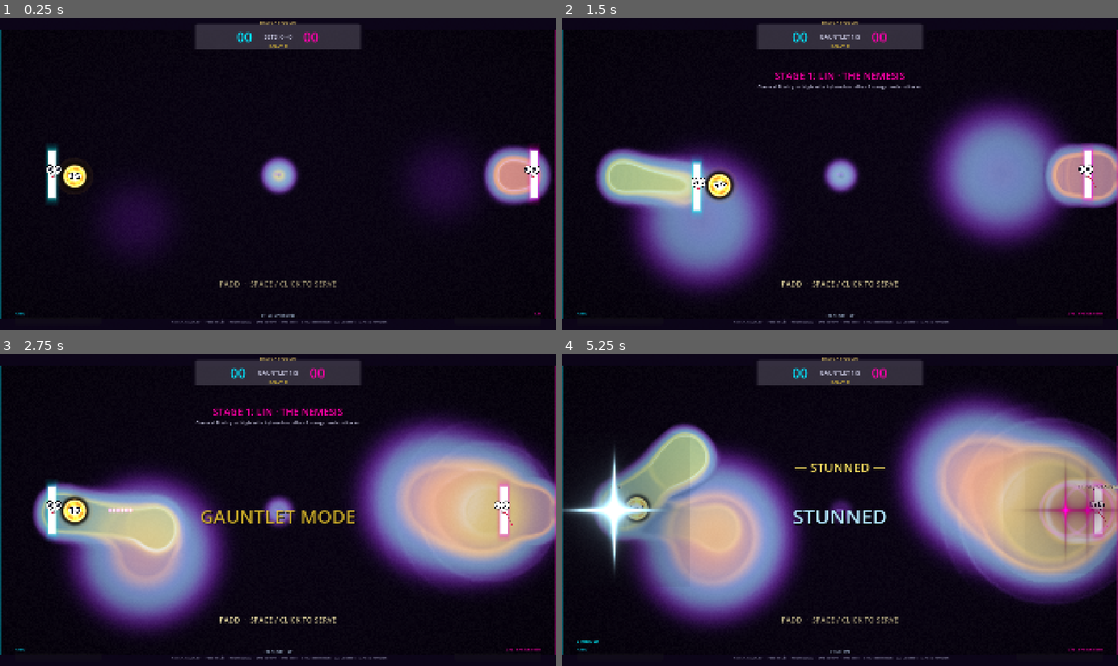
Above: before the commit, frames 1-4 (two rows, left to right).
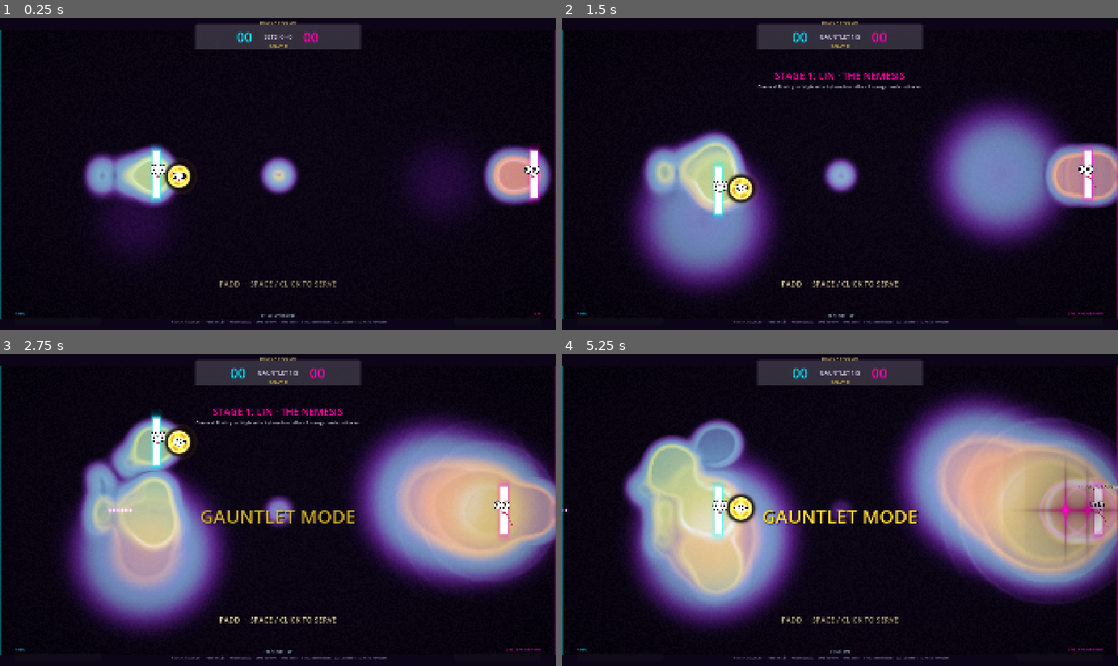
Above: after the commit, the same moments.

Repository: saworbit/cymatics
Game: Godot game, scene res://scenes/main.tscn
Two runs of this game, one before a commit and one after it. Both use one fixed random seed, a clock stepped at 60 frames per second and the inputs below.
Inputs (mouse positions are in pixels of both pictures, inside the frame that each line leads up to):
- Up to frame 1 (0.25 s): no input
- Up to frame 2 (1.5 s): tap Enter at 0.5, 1.25 s; move the mouse to (962, 158) at 0.52 s; hold G (toggle_gauntlet) 0.53-1.28 s; move the mouse to (728, 189) at 1.27 s; tap T (toggle_ai) at 1.35 s
- Up to frame 3 (2.75 s): tap G (toggle_gauntlet) at 1.55 s; tap Enter at 2 s; move the mouse to (333, 441) at 2.02 s; hold G (toggle_gauntlet) from 2.03 s (still down)
- Up to frame 4 (5.25 s): tap Enter at 2.75, 3.5, 4.25 s; move the mouse to (812, 572) at 2.77 s; release G (toggle_gauntlet) at 2.78 s; tap Z (zen_mode_toggle) at 2.85 s; tap G (toggle_gauntlet) at 3.05, 4.55 s; move the mouse to (1006, 556) at 3.52 s; hold G (toggle_gauntlet) 3.53-4.28 s; move the mouse to (673, 463) at 4.27 s; tap T (toggle_ai) at 4.35 s; move the mouse to (867, 510) at 5.02 s; hold G (toggle_gauntlet) from 5.03 s (still down)

The runs differ from the first frame. In frame 1, 3.5% of the frame differs, in the area x 8-35%, y 40-61%; in frame 2, 5.6%; in frame 3, 6.6%; in frame 4, 12%, in the area x 0-65%, y 20-93%.

Commit message:
fix: resolve mouse tracking, brick collision masks, reward propagation, and stage timer issues

Diff:
--- a/scenes/ball.tscn
+++ b/scenes/ball.tscn
@@ -7,7 +7,7 @@
 
 [node name="Ball" type="CharacterBody2D"]
 collision_layer = 1
-collision_mask = 2
+collision_mask = 10
 script = ExtResource("1_script")
 
 [node name="CollisionShape2D" type="CollisionShape2D" parent="."]
--- a/src/actors/ball.gd
+++ b/src/actors/ball.gd
@@ -418,7 +418,8 @@
 			_handle_paddle_collision(collider, collision.get_normal())
 		elif collider.has_method("on_ball_hit"):
 			# Brick matrix interaction
-			collider.on_ball_hit(self, collision.get_normal())
+			if velocity.dot(collision.get_normal()) < 0.0:
+				collider.on_ball_hit(self, collision.get_normal())
 		else:
 			var normal := collision.get_normal()
 			if shape_type == Shape.TRIANGLE:
--- a/src/actors/brick.gd
+++ b/src/actors/brick.gd
@@ -14,6 +14,7 @@
 var fluid_sim: FluidSimulator
 var vfx_mgr: VFXManager
 var audio_mgr: AudioManager
+var chaos_director
 
 var _visual: ColorRect
 var _mat: ShaderMaterial
@@ -23,11 +24,11 @@
 func _ready() -> void:
 	z_index = 8
 	add_to_group("cymatics_bricks")
-	collision_layer = 1
+	collision_layer = 8
 	collision_mask = 1
 	_build_components()
 
-func setup(pos: Vector2, size: Vector2, hp: int, col: Color, p_reward: Powerup.Kind, p_fluid: FluidSimulator, p_vfx: VFXManager, p_audio: AudioManager) -> void:
+func setup(pos: Vector2, size: Vector2, hp: int, col: Color, p_reward: Powerup.Kind, p_fluid: FluidSimulator, p_vfx: VFXManager, p_audio: AudioManager, p_chaos = null) -> void:
 	global_position = pos
 	brick_size = size
 	max_hp = hp
@@ -37,11 +38,24 @@
 	fluid_sim = p_fluid
 	vfx_mgr = p_vfx
 	audio_mgr = p_audio
+	chaos_director = p_chaos
+
+	var cs := get_node_or_null("CollisionShape2D") as CollisionShape2D
+	if cs != null and cs.shape is RectangleShape2D:
+		if not cs.shape.resource_local_to_scene:
+			cs.shape = cs.shape.duplicate()
+			cs.shape.resource_local_to_scene = true
+		(cs.shape as RectangleShape2D).size = brick_size
+	if _visual != null:
+		_visual.size = brick_size
+		_visual.position = -brick_size * 0.5
+		_visual.pivot_offset = brick_size * 0.5
 	_update_visual_properties()
 
 func _build_components() -> void:
 	var shape := RectangleShape2D.new()
 	shape.size = brick_size
+	shape.resource_local_to_scene = true
 	var cs := CollisionShape2D.new()
 	cs.shape = shape
 	add_child(cs)
@@ -123,8 +137,10 @@
 		var p_up = preload("res://src/actors/powerup.gd").new()
 		var parent := get_parent()
 		if parent != null:
-			parent.add_child(p_up)
+			parent.call_deferred("add_child", p_up)
 			p_up.setup(reward_kind, global_position, drift_vel)
+			if chaos_director != null:
+				p_up.collected.connect(chaos_director._on_powerup_collected)
 
 	set_deferred("collision_layer", 0)
 	set_deferred("collision_mask", 0)
--- a/src/actors/paddle.gd
+++ b/src/actors/paddle.gd
@@ -207,6 +207,9 @@
 		emote(7, 1.0, "eep") # SCARE
 	call_deferred("_apply_size_visual")
 
+func apply_size_mult(mult: float, duration: float) -> void:
+	apply_size_mod(mult, duration)
+
 func apply_magnet(duration: float) -> void:
 	magnet_time = maxf(magnet_time, duration)
 
@@ -236,6 +239,12 @@
 	shape_type = Shape.STANDARD
 	stun_time = 0.0
 	call_deferred("_apply_size_visual")
+
+func _get_half_height() -> float:
+	var base_h := 70.0
+	if shape_type == Shape.FORTRESS:
+		base_h = 80.0
+	return base_h * size_mod
 
 func _apply_size_visual() -> void:
 	var s := size_mod
@@ -284,7 +293,7 @@
 		p.apply_stun(stun_len)
 	)
 
-func _physics_process(delta: float) -> void:
+func _update_timers(delta: float) -> void:
 	if blast_cooldown > 0.0:
 		blast_cooldown -= delta
 	if parry_window > 0.0:
@@ -306,15 +315,22 @@
 			call_deferred("_apply_size_visual")
 	if stun_time > 0.0:
 		stun_time -= delta
-		velocity = Vector2.ZERO
-		is_shooting = false
-		is_sucking = false
+
+func _physics_process(delta: float) -> void:
+	if stun_time > 0.0:
+		velocity = velocity.move_toward(Vector2.ZERO, 3800.0 * delta)
+		move_and_slide()
+		_update_timers(delta)
+		_apply_hydro(delta)
 		_update_visuals(delta)
+		_update_face()
 		if _stun_fx:
 			_stun_fx.visible = true
 		return
 	if _stun_fx:
 		_stun_fx.visible = false
+
+	_update_timers(delta)
 
 	if not is_ai:
 		_handle_player_input(delta)
@@ -322,8 +338,9 @@
 		is_shooting = false
 		is_sucking = false
 
-	var cur_min_y := 40.0 + 70.0 * size_mod + 4.0
-	var cur_max_y := 1040.0 - 70.0 * size_mod - 4.0
+	var hh := _get_half_height()
+	var cur_min_y := 40.0 + hh + 4.0
+	var cur_max_y := 1040.0 - hh - 4.0
 	global_position.x = clampf(global_position.x, min_x, max_x)
 	global_position.y = clampf(global_position.y, cur_min_y, cur_max_y)
 
@@ -358,19 +375,20 @@
 	var accel := 7800.0
 	var friction := 6200.0
 
-	# Mouse is the Plasma Pong feel for P1. Use play-space coords so camera shake
-	# does not look like the cursor moved.
+	# Mouse follow for P1: 1-to-1 tracking in world space
 	if player_id == 0:
 		var mouse := _play_mouse()
-		var cur_min_y := 40.0 + 70.0 * size_mod + 4.0
-		var cur_max_y := 1040.0 - 70.0 * size_mod - 4.0
-		var in_zone := mouse.x >= 0.0 and mouse.x <= max_x + 140.0 and mouse.y >= cur_min_y - 60.0 and mouse.y <= cur_max_y + 60.0
-		if in_zone and (mouse - global_position).length() > 6.0:
+		var hh := _get_half_height()
+		var cur_min_y := 40.0 + hh + 4.0
+		var cur_max_y := 1040.0 - hh - 4.0
+		var on_my_side := mouse.x <= 960.0 or input_dir.length() < 0.05
+		if on_my_side:
 			var target := Vector2(clampf(mouse.x, min_x, max_x), clampf(mouse.y, cur_min_y, cur_max_y))
 			var diff := target - global_position
-			var follow_speed := maxf(speed * 1.35, diff.length() * 18.0)
-			velocity = velocity.move_toward(diff.normalized() * minf(diff.length() * 26.0, follow_speed), accel * 1.5 * delta)
+			velocity = diff * 28.0
 			move_and_slide()
+			if (global_position.y <= cur_min_y and velocity.y < 0.0) or (global_position.y >= cur_max_y and velocity.y > 0.0):
+				velocity.y = 0.0
 			return
 
 	if input_dir.length() > 0.05:
@@ -381,11 +399,7 @@
 	move_and_slide()
 
 func _play_mouse() -> Vector2:
-	var vp := get_viewport()
-	if vp == null:
-		return Vector2(960, 540)
-	var p := vp.get_mouse_position()
-	return Vector2(clampf(p.x, 0.0, 1920.0), clampf(p.y, 0.0, 1080.0))
+	return get_global_mouse_position()
 
 func try_serve() -> bool:
 	if ball == null or not is_instance_valid(ball):
--- a/src/systems/brick_matrix.gd
+++ b/src/systems/brick_matrix.gd
@@ -7,13 +7,15 @@
 var fluid_sim: FluidSimulator
 var vfx_mgr: VFXManager
 var audio_mgr: AudioManager
+var chaos_director
 
 var _active_bricks: Array[Brick] = []
 
-func setup(p_fluid: FluidSimulator, p_vfx: VFXManager, p_audio: AudioManager) -> void:
+func setup(p_fluid: FluidSimulator, p_vfx: VFXManager, p_audio: AudioManager, p_chaos = null) -> void:
 	fluid_sim = p_fluid
 	vfx_mgr = p_vfx
 	audio_mgr = p_audio
+	chaos_director = p_chaos
 
 func clear_all_bricks() -> void:
 	for b in _active_bricks:
@@ -113,7 +115,7 @@
 func _spawn_brick(pos: Vector2, size: Vector2, hp: int, col: Color, reward: Powerup.Kind) -> void:
 	var brick = preload("res://src/actors/brick.gd").new()
 	add_child(brick)
-	brick.setup(pos, size, hp, col, reward, fluid_sim, vfx_mgr, audio_mgr)
+	brick.setup(pos, size, hp, col, reward, fluid_sim, vfx_mgr, audio_mgr, chaos_director)
 	brick.destroyed.connect(_on_brick_destroyed)
 	_active_bricks.append(brick)
 
--- a/src/systems/chaos_director.gd
+++ b/src/systems/chaos_director.gd
@@ -129,7 +129,10 @@
 	var PowerupScript = preload("res://src/actors/powerup.gd")
 	var owner_id := hitter_id
 	if owner_id < 0:
-		owner_id = 0 if ball.velocity.x > 0.0 else 1
+		if ball != null and is_instance_valid(ball):
+			owner_id = 0 if ball.velocity.x > 0.0 else 1
+		else:
+			owner_id = 0
 	var self_p := paddle_left if owner_id == 0 else paddle_right
 	var foe_p := paddle_right if owner_id == 0 else paddle_left
 	var label = PowerupScript.LABELS.get(kind, "POWER")
@@ -139,7 +142,8 @@
 	if audio_mgr != null:
 		audio_mgr.trigger_sting(660.0, 0.45)
 	if vfx_mgr != null:
-		vfx_mgr.spawn_shockwave(ball.global_position, color, 420.0, 0.35)
+		var burst_pos := ball.global_position if (ball != null and is_instance_valid(ball)) else (self_p.global_position if self_p != null else Vector2(960, 540))
+		vfx_mgr.spawn_shockwave(burst_pos, color, 420.0, 0.35)
 		vfx_mgr.flash_screen(color, 0.16, 0.12)
 
 	match kind:
--- a/src/systems/main.gd
+++ b/src/systems/main.gd
@@ -35,12 +35,6 @@
 	ball.set_paddles(paddle_left, paddle_right)
 	paddle_ai.setup(paddle_right, ball)
 
-	brick_matrix = preload("res://src/systems/brick_matrix.gd").new()
-	brick_matrix.name = "BrickMatrix"
-	add_child(brick_matrix)
-	brick_matrix.setup(fluid_sim, vfx_mgr, audio_mgr)
-
-	game_mgr.setup_references(ball, paddle_left, paddle_right, paddle_ai, vfx_mgr, audio_mgr)
 	chaos = preload("res://src/systems/chaos_director.gd").new()
 	chaos.name = "ChaosDirector"
 	add_child(chaos)
@@ -48,6 +42,13 @@
 	game_mgr.chaos = chaos
 	paddle_ai.game_mgr = game_mgr
 	paddle_ai.chaos = chaos
+
+	brick_matrix = preload("res://src/systems/brick_matrix.gd").new()
+	brick_matrix.name = "BrickMatrix"
+	add_child(brick_matrix)
+	brick_matrix.setup(fluid_sim, vfx_mgr, audio_mgr, chaos)
+
+	game_mgr.setup_references(ball, paddle_left, paddle_right, paddle_ai, vfx_mgr, audio_mgr)
 
 	tournament_mgr = preload("res://src/systems/tournament_manager.gd").new()
 	tournament_mgr.name = "TournamentManager"
--- a/src/systems/tournament_manager.gd
+++ b/src/systems/tournament_manager.gd
@@ -90,6 +90,8 @@
 	}
 ]
 
+var _stage_advance_token := 0
+
 func setup(p_game: GameManager, p_p1: Paddle, p_p2: Paddle, p_ai: PaddleAI, p_bricks: BrickMatrix, p_fluid: FluidSimulator, p_vfx: VFXManager, p_audio: AudioManager, p_chaos) -> void:
 	game_mgr = p_game
 	paddle_left = p_p1
@@ -102,11 +104,13 @@
 	chaos_director = p_chaos
 
 func start_tournament() -> void:
+	_stage_advance_token += 1
 	is_tournament_active = true
 	current_stage = 0
 	_apply_stage(current_stage)
 
 func advance_stage() -> void:
+	_stage_advance_token += 1
 	current_stage += 1
 	if current_stage >= STAGES.size():
 		is_tournament_active = false
@@ -115,9 +119,11 @@
 		_apply_stage(current_stage)
 
 func restart_stage() -> void:
+	_stage_advance_token += 1
 	_apply_stage(current_stage)
 
 func stop_tournament() -> void:
+	_stage_advance_token += 1
 	is_tournament_active = false
 	if paddle_right_twin != null and is_instance_valid(paddle_right_twin):
 		paddle_right_twin.queue_free()
@@ -219,11 +225,14 @@
 			tournament_won.emit()
 			is_tournament_active = false
 		else:
-			# Advance to next stage after short pause
+			# Advance to next stage after short pause with token guard
+			_stage_advance_token += 1
+			var current_token := _stage_advance_token
 			var t := get_tree().create_timer(3.0)
 			t.timeout.connect(func():
-				advance_stage()
-				game_mgr.restart_match()
+				if current_token == _stage_advance_token and is_tournament_active:
+					advance_stage()
+					game_mgr.restart_match()
 			)
 	else:
 		# Player lost stage
Not shown, changed: README.md
